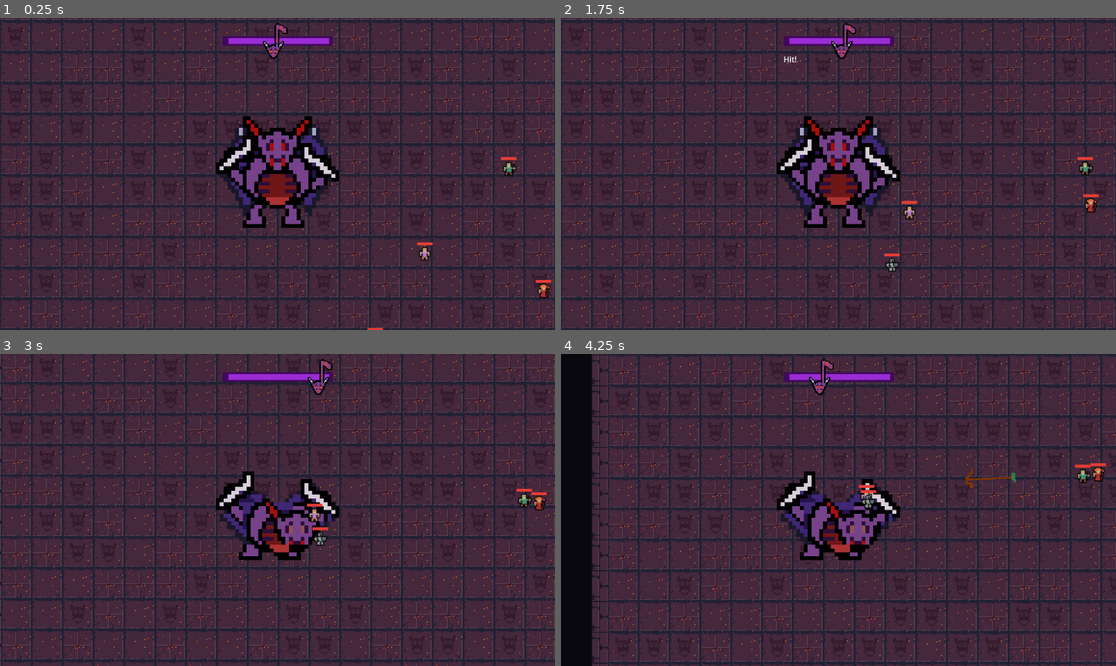
Above: before the commit, frames 1-4 (two rows, left to right).
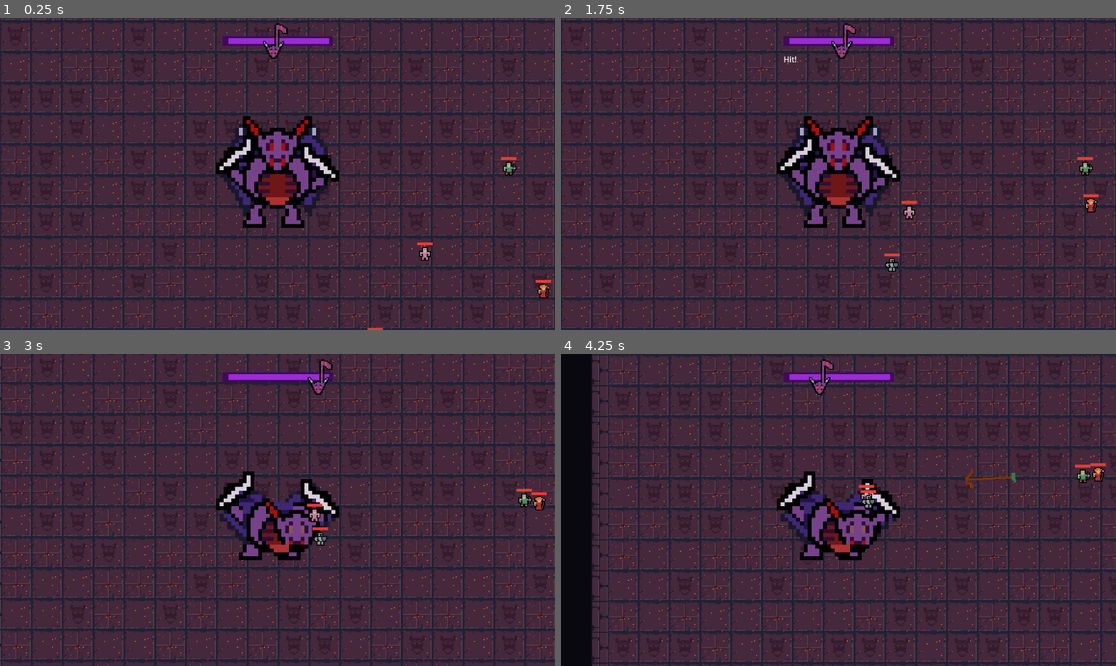
Above: after the commit, the same moments.

Repository: DevFTB/GMTK2023
Game: Godot game, scene res://main.tscn
Same seed, same stepped clock (60 frames per second), same inputs: the game is played once before the commit and once after it.
Inputs (mouse positions are in pixels of both pictures, inside the frame that each line leads up to):
- Up to frame 1 (0.25 s): no input
- Up to frame 2 (1.75 s): tap Enter at 0.5 s; move the mouse to (960, 158) at 0.52 s; hold D (move_right) 0.53-1.28 s; hold Q (activate_combo_1) 0.53-1.28 s; move the mouse to (727, 189) at 1.27 s; hold S (move_down) from 1.28 s (still down); tap E (activate_combo_2) at 1.35 s
- Up to frame 3 (3 s): move the mouse to (333, 441) at 2.02 s; release S (move_down) at 2.03 s; press the mouse at (333, 441) at 2.03 s; hold D (move_right) 2.03-2.78 s; move the mouse to (249, 572) at 2.77 s; release the mouse at (249, 572) at 2.78 s; hold W (move_up) from 2.78 s (still down); tap Q (activate_combo_1) at 2.85 s
- Up to frame 4 (4.25 s): move the mouse to (1005, 556) at 3.52 s; release W (move_up) at 3.53 s; hold A (move_left) from 3.53 s (still down); hold E (activate_combo_2) from 3.53 s (still down)

The runs differ from the first frame. In frame 1, less than 0.1% of the frame differs, in the area x 75-100%, y 46-90%; in frame 2, 0.1%, in the area x 58-97%, y 46-82%; in frame 3, 0.1%; in frame 4, 0.1%.

Commit message:
lifecycle fixes

Diff:
--- a/entities/boss/action/BossActionInstance.gd
+++ b/entities/boss/action/BossActionInstance.gd
@@ -5,5 +5,7 @@
 var strength = 1
 
 func _ready():
-	$Hitbox.damage *= strength
+	for child in $Hitboxes.get_children():
+		child.damage *= strength
+
 	get_tree().create_timer(duration).timeout.connect(queue_free)
--- a/entities/boss/action/boss_action_charge_bash.tres
+++ /dev/null
@@ -1,13 +0,0 @@
-[gd_resource type="Resource" script_class="BossAction" load_steps=2 format=3 uid="uid://c8dyby4o78s43"]
-
-[ext_resource type="Script" path="res://entities/boss/action/BossAction.gd" id="1_u55ih"]
-
-[resource]
-script = ExtResource("1_u55ih")
-action_name = "Charge Bash"
-amount_of_beats = 4
-amount_of_cooldown_beats = 2
-is_hold_action = true
-starting_animation = "charge_activate"
-sustain_animation = "charge_sustain"
-hit_animation = "charge_hit"
--- /dev/null
+++ b/entities/boss/action/charge/boss_action_charge_bash.tres
@@ -0,0 +1,15 @@
+[gd_resource type="Resource" script_class="BossAction" load_steps=3 format=3 uid="uid://c8dyby4o78s43"]
+
+[ext_resource type="PackedScene" uid="uid://cuuf18vvrljr5" path="res://entities/boss/action/charge/boss_action_charge_scene.tscn" id="1_1imwh"]
+[ext_resource type="Script" path="res://entities/boss/action/BossAction.gd" id="2_rkqe0"]
+
+[resource]
+script = ExtResource("2_rkqe0")
+action_name = "Charge Bash"
+action_scene = ExtResource("1_1imwh")
+amount_of_beats = 4
+amount_of_cooldown_beats = 2
+is_hold_action = true
+starting_animation = "charge_activate"
+sustain_animation = "charge_sustain"
+hit_animation = "charge_hit"
--- /dev/null
+++ b/entities/boss/action/charge/boss_action_charge_scene.tscn
@@ -0,0 +1,20 @@
+[gd_scene load_steps=4 format=3 uid="uid://cuuf18vvrljr5"]
+
+[ext_resource type="Script" path="res://entities/boss/action/BossActionInstance.gd" id="1_vjwod"]
+[ext_resource type="Script" path="res://entities/boss/action/swipe/DamageComponent.gd" id="2_vnpdx"]
+
+[sub_resource type="CircleShape2D" id="CircleShape2D_x308v"]
+radius = 60.208
+
+[node name="BossActionSwipe" type="Node2D"]
+script = ExtResource("1_vjwod")
+
+[node name="Hitboxes" type="Node2D" parent="."]
+
+[node name="Hitbox" type="Area2D" parent="Hitboxes"]
+script = ExtResource("2_vnpdx")
+
+[node name="CollisionShape2D" type="CollisionShape2D" parent="Hitboxes/Hitbox"]
+shape = SubResource("CircleShape2D_x308v")
+
+[connection signal="body_entered" from="Hitboxes/Hitbox" to="Hitboxes/Hitbox" method="_on_body_entered"]
--- /dev/null
+++ b/entities/boss/action/combustion/boss_action_combustion.tres
@@ -0,0 +1,15 @@
+[gd_resource type="Resource" script_class="BossAction" load_steps=3 format=3 uid="uid://da1nvew4jbd0v"]
+
+[ext_resource type="PackedScene" uid="uid://bgpctasn4e2ax" path="res://entities/boss/action/combustion/boss_action_combustion_scene.tscn" id="1_dg7lj"]
+[ext_resource type="Script" path="res://entities/boss/action/BossAction.gd" id="1_n2svb"]
+
+[resource]
+script = ExtResource("1_n2svb")
+action_name = "Combustion"
+action_scene = ExtResource("1_dg7lj")
+amount_of_beats = 0
+amount_of_cooldown_beats = 0
+is_hold_action = false
+starting_animation = ""
+sustain_animation = ""
+hit_animation = ""
--- /dev/null
+++ b/entities/boss/action/combustion/boss_action_combustion_scene.tscn
@@ -0,0 +1,48 @@
+[gd_scene load_steps=4 format=3 uid="uid://bgpctasn4e2ax"]
+
+[ext_resource type="Script" path="res://entities/boss/action/BossActionInstance.gd" id="1_cycn1"]
+[ext_resource type="Script" path="res://entities/boss/action/swipe/DamageComponent.gd" id="2_1d5ui"]
+
+[sub_resource type="CircleShape2D" id="CircleShape2D_x308v"]
+radius = 60.208
+
+[node name="BossActionSwipe" type="Node2D"]
+script = ExtResource("1_cycn1")
+
+[node name="Hitboxes" type="Node2D" parent="."]
+
+[node name="Hitbox" type="Area2D" parent="Hitboxes"]
+script = ExtResource("2_1d5ui")
+
+[node name="CollisionShape2D" type="CollisionShape2D" parent="Hitboxes/Hitbox"]
+position = Vector2(-103, 73)
+shape = SubResource("CircleShape2D_x308v")
+
+[node name="Hitbox2" type="Area2D" parent="Hitboxes"]
+position = Vector2(-51, -174)
+script = ExtResource("2_1d5ui")
+
+[node name="CollisionShape2D" type="CollisionShape2D" parent="Hitboxes/Hitbox2"]
+position = Vector2(-103, 73)
+shape = SubResource("CircleShape2D_x308v")
+
+[node name="Hitbox3" type="Area2D" parent="Hitboxes"]
+position = Vector2(197, -213)
+script = ExtResource("2_1d5ui")
+
+[node name="CollisionShape2D" type="CollisionShape2D" parent="Hitboxes/Hitbox3"]
+position = Vector2(-103, 73)
+shape = SubResource("CircleShape2D_x308v")
+
+[node name="Hitbox4" type="Area2D" parent="Hitboxes"]
+position = Vector2(257, 11)
+script = ExtResource("2_1d5ui")
+
+[node name="CollisionShape2D" type="CollisionShape2D" parent="Hitboxes/Hitbox4"]
+position = Vector2(-103, 73)
+shape = SubResource("CircleShape2D_x308v")
+
+[connection signal="body_entered" from="Hitboxes/Hitbox" to="Hitboxes/Hitbox" method="_on_body_entered"]
+[connection signal="body_entered" from="Hitboxes/Hitbox2" to="Hitboxes/Hitbox2" method="_on_body_entered"]
+[connection signal="body_entered" from="Hitboxes/Hitbox3" to="Hitboxes/Hitbox3" method="_on_body_entered"]
+[connection signal="body_entered" from="Hitboxes/Hitbox4" to="Hitboxes/Hitbox4" method="_on_body_entered"]
--- /dev/null
+++ b/entities/boss/action/dash/boss_action_dash.tres
@@ -0,0 +1,15 @@
+[gd_resource type="Resource" script_class="BossAction" load_steps=3 format=3 uid="uid://c61fkl1ud8j26"]
+
+[ext_resource type="PackedScene" uid="uid://bgpctasn4e2ax" path="res://entities/boss/action/combustion/boss_action_combustion_scene.tscn" id="1_5hms1"]
+[ext_resource type="Script" path="res://entities/boss/action/BossAction.gd" id="2_l5ti2"]
+
+[resource]
+script = ExtResource("2_l5ti2")
+action_name = "Combustion"
+action_scene = ExtResource("1_5hms1")
+amount_of_beats = 0
+amount_of_cooldown_beats = 0
+is_hold_action = false
+starting_animation = ""
+sustain_animation = ""
+hit_animation = ""
--- /dev/null
+++ b/entities/boss/action/dash/boss_action_dash_scene.tscn
@@ -0,0 +1,20 @@
+[gd_scene load_steps=4 format=3 uid="uid://cet6xiw7xsjp3"]
+
+[ext_resource type="Script" path="res://entities/boss/action/BossActionInstance.gd" id="1_mc6fe"]
+[ext_resource type="Script" path="res://entities/boss/action/swipe/DamageComponent.gd" id="2_7lvhh"]
+
+[sub_resource type="CircleShape2D" id="CircleShape2D_x308v"]
+radius = 60.208
+
+[node name="BossActionSwipe" type="Node2D"]
+script = ExtResource("1_mc6fe")
+
+[node name="Hitboxes" type="Node2D" parent="."]
+
+[node name="Hitbox" type="Area2D" parent="Hitboxes"]
+script = ExtResource("2_7lvhh")
+
+[node name="CollisionShape2D" type="CollisionShape2D" parent="Hitboxes/Hitbox"]
+shape = SubResource("CircleShape2D_x308v")
+
+[connection signal="body_entered" from="Hitboxes/Hitbox" to="Hitboxes/Hitbox" method="_on_body_entered"]
--- /dev/null
+++ b/entities/boss/action/slam/boss_action_slam.tres
@@ -0,0 +1,15 @@
+[gd_resource type="Resource" script_class="BossAction" load_steps=3 format=3 uid="uid://b0cxrsu03dl23"]
+
+[ext_resource type="PackedScene" uid="uid://ch4ee4byeyeaq" path="res://entities/boss/action/slam/boss_action_slam_scene.tscn" id="1_1h8y3"]
+[ext_resource type="Script" path="res://entities/boss/action/BossAction.gd" id="1_yttbp"]
+
+[resource]
+script = ExtResource("1_yttbp")
+action_name = "Slam"
+action_scene = ExtResource("1_1h8y3")
+amount_of_beats = 4
+amount_of_cooldown_beats = 4
+is_hold_action = true
+starting_animation = "slam_activate"
+sustain_animation = "slam_sustain"
+hit_animation = "slam_hit"
--- /dev/null
+++ b/entities/boss/action/slam/boss_action_slam_scene.tscn
@@ -0,0 +1,20 @@
+[gd_scene load_steps=4 format=3 uid="uid://ch4ee4byeyeaq"]
+
+[ext_resource type="Script" path="res://entities/boss/action/BossActionInstance.gd" id="1_wgehk"]
+[ext_resource type="Script" path="res://entities/boss/action/swipe/DamageComponent.gd" id="2_svrmq"]
+
+[sub_resource type="CircleShape2D" id="CircleShape2D_x308v"]
+radius = 60.208
+
+[node name="BossActionSwipe" type="Node2D"]
+script = ExtResource("1_wgehk")
+
+[node name="Hitboxes" type="Node2D" parent="."]
+
+[node name="Hitbox" type="Area2D" parent="Hitboxes"]
+script = ExtResource("2_svrmq")
+
+[node name="CollisionShape2D" type="CollisionShape2D" parent="Hitboxes/Hitbox"]
+shape = SubResource("CircleShape2D_x308v")
+
+[connection signal="body_entered" from="Hitboxes/Hitbox" to="Hitboxes/Hitbox" method="_on_body_entered"]
--- a/entities/boss/action/swipe/boss_action_swipe.tres
+++ b/entities/boss/action/swipe/boss_action_swipe.tres
@@ -7,8 +7,8 @@
 script = ExtResource("2_d2goo")
 action_name = "Swipe"
 action_scene = ExtResource("1_sro56")
-amount_of_beats = 2
-amount_of_cooldown_beats = 2
+amount_of_beats = 1
+amount_of_cooldown_beats = 1
 is_hold_action = false
 starting_animation = "swipe"
 sustain_animation = ""
--- a/entities/boss/action/swipe/boss_action_swipe_scene.tscn
+++ b/entities/boss/action/swipe/boss_action_swipe_scene.tscn
@@ -6,11 +6,13 @@
 [node name="BossActionSwipe" type="Node2D"]
 script = ExtResource("1_vb7fg")
 
-[node name="Hitbox" type="Area2D" parent="."]
+[node name="Hitboxes" type="Node2D" parent="."]
+
+[node name="Hitbox" type="Area2D" parent="Hitboxes"]
 script = ExtResource("1_n5lwg")
 
-[node name="CollisionPolygon2D" type="CollisionPolygon2D" parent="Hitbox"]
+[node name="CollisionPolygon2D" type="CollisionPolygon2D" parent="Hitboxes/Hitbox"]
 position = Vector2(2, 4)
 polygon = PackedVector2Array(-3, -30, 8, -78, -28, -41, -29, 9, -3, 51, 0, 21, -2.49284, -21.378)
 
-[connection signal="body_entered" from="Hitbox" to="Hitbox" method="_on_body_entered"]
+[connection signal="body_entered" from="Hitboxes/Hitbox" to="Hitboxes/Hitbox" method="_on_body_entered"]
--- a/entities/boss/combo/ComboLifecycle.gd
+++ b/entities/boss/combo/ComboLifecycle.gd
@@ -71,13 +71,19 @@
 	var press_strength = 0
 
 	func process_beat(beat: int):
-		if has_started and beat >= hit_beat + 1 and not success_hit:
-			print("didn't hit in time")
-			failed.emit()
-
-		if has_started and beat >= end_beat and success_hit:
-			completed.emit()
-
+		if has_started:
+			if beat >= hit_beat + 1 and not success_hit:
+				print("didn't hit in time")
+				failed.emit()
+
+			if beat >= end_beat:
+				if success_hit:
+					completed.emit()
+				else:
+					failed.emit()
+		else:
+			if beat >= start_beat + 1 and not success_hit:
+				failed.emit()
 
 
 	func rhythm_hit(strength: float, pressed: bool = true):
@@ -133,7 +139,7 @@
 func _ready():
 	beat_manager.beat.connect(_on_beat)
 
-	var offset = beat_manager.beat_number
+	var offset = beat_manager.beat_number + 1
 
 	for slot in range(combo.amount_of_slots):
 		var action = combo.actions[slot]
@@ -181,7 +187,6 @@
 	action_completed.emit(active_action.action)
 	active_action = action_queue.pop_front()
 	if active_action != null:
-		print('asdfasdfasdf')
 		action_activated.emit(active_action)
 	else:
 		completed.emit()
@@ -191,4 +196,5 @@
 func _on_action_failed():
 	print("failed ", active_action.action.action_name)
 	failed.emit()
-	pass
+	queue_free()
+	pass
--- a/entities/boss/combo/combo_1.tres
+++ b/entities/boss/combo/combo_1.tres
@@ -2,7 +2,7 @@
 
 [ext_resource type="Script" path="res://entities/boss/combo/Combo.gd" id="1_ca1f4"]
 [ext_resource type="Resource" uid="uid://ba5jrspjog6gs" path="res://entities/boss/action/swipe/boss_action_swipe.tres" id="1_mymka"]
-[ext_resource type="Resource" uid="uid://c8dyby4o78s43" path="res://entities/boss/action/boss_action_charge_bash.tres" id="2_g5xwo"]
+[ext_resource type="Resource" uid="uid://c8dyby4o78s43" path="res://entities/boss/action/charge/boss_action_charge_bash.tres" id="2_g5xwo"]
 
 [resource]
 script = ExtResource("1_ca1f4")
--- a/level/beat/BeatGUI.gd
+++ b/level/beat/BeatGUI.gd
@@ -9,8 +9,6 @@
 @onready var lbl = $LeftBeatLabel
 @onready var rbl = $RightBeatLabel
 @onready var fg_color_rect = $Bar/ForegroundColourRect
-
-
 
 var alc : ComboLifecycle.ActionLifecycle
 
@@ -47,14 +45,15 @@
 func _on_combo_started(clc: ComboLifecycle):
 	self.combo = clc
 
-	clc.failed.connect(func (): clear_text())
-	clc.completed.connect(func (): clear_text())
+	clc.failed.connect(clear_text)
+	clc.completed.connect(clear_text)
 	clc.action_hit.connect(_on_hit_action)
 	set_alc(clc.active_action)
 
 func _on_hit_action(action):
 	if not combo.action_queue.is_empty():
 		set_alc(combo.action_queue.front())
+		print(alc.action.action_name, " giss")
 
 func set_alc(new_alc):
 	alc = new_alc
@@ -62,7 +61,7 @@
 		if alc.action.is_hold_action:
 			alc.started.connect(func(): fg_color_rect.active = true)
 			alc.hit.connect(func(): fg_color_rect.active = false)
-
+	_update_gui()
 func _update_gui():
 	var lbl_text = ""
 	var rbl_text = ""
@@ -82,5 +81,7 @@
 			set_text("")
 
 func clear_text():
+	alc = null
+	fg_color_rect.active = false
 	lbl.text = ""
 	rbl.text = ""
--- a/project.godot
+++ b/project.godot
@@ -52,3 +52,7 @@
 "events": [Object(InputEventMouseButton,"resource_local_to_scene":false,"resource_name":"","device":-1,"window_id":0,"a …(254 unchanged characters)…
 ]
 }
+
+[rendering]
+
+textures/canvas_textures/default_texture_filter=0
Not shown, added: entities/boss/bos6857.tmp
Not shown, added: entities/boss/bos9077.tmp
